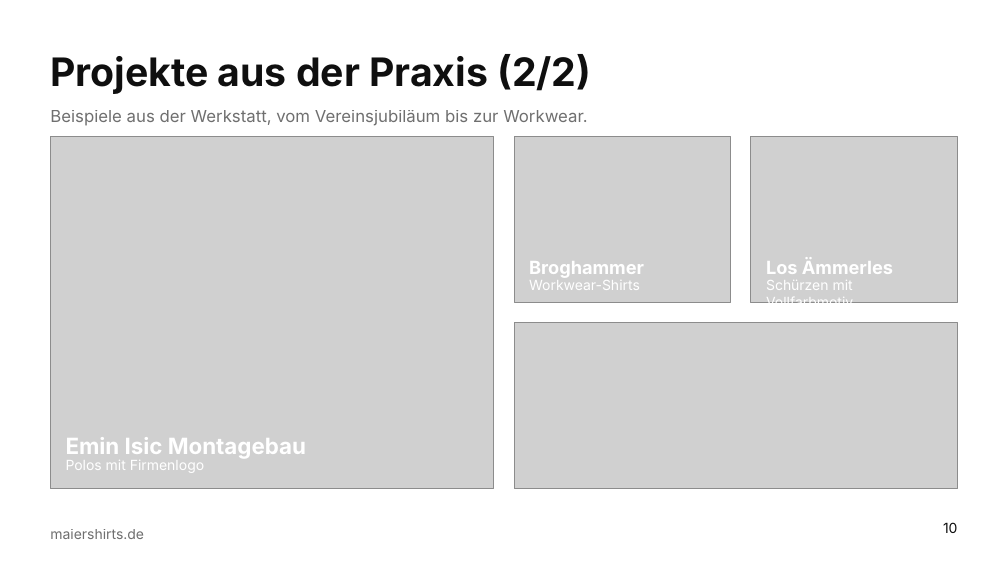
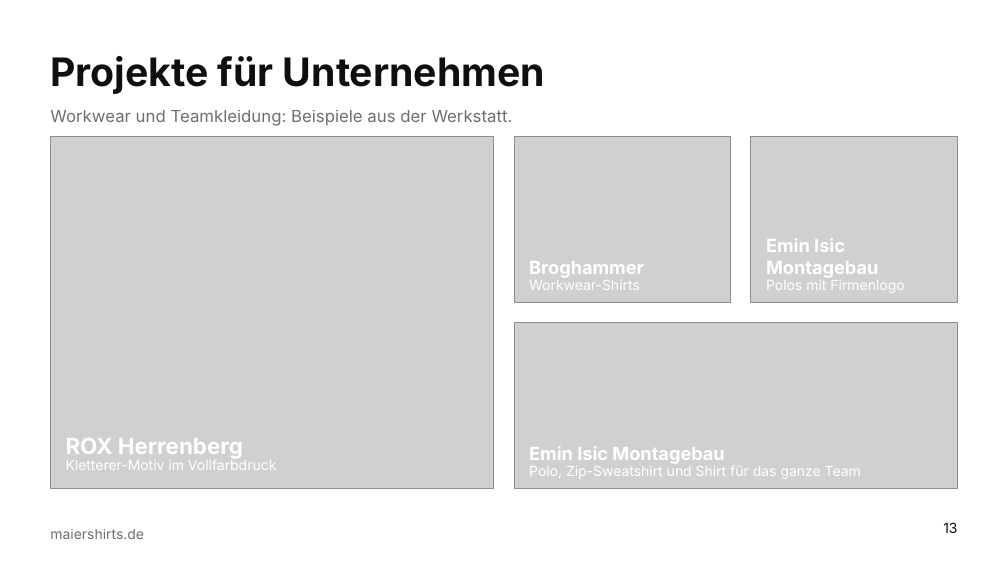
Before and after one commit to sm6161-eng/lexware-angebot-tool, a slide deck: slide 13 of presentation/dist/Maiershirts_Master.potx (slide 10 before the commit). Drawn at 1008x567 pixels with LibreOffice and Linux fonts; fonts in the diff are those of the drawing; grey boxes stand for pictures; background and template pictures are left out. Boxes give left, top, right and bottom in pixels: in the first picture for what was removed or moved away, otherwise in the second. Text is boxed around its words. In the diff, an @@ line names an element or a change of style, - is before the commit and + after.

```diff
--- a/presentation/dist/Maiershirts_Master.potx
+++ b/presentation/dist/Maiershirts_Master.potx
@@ title at [50,56,545,94]: text changed @@
-Projekte aus der Praxis (2/2)
+Projekte für Unternehmen
@@ text at [50,110,513,126]: text changed @@
-Beispiele aus der Werkstatt, vom Vereinsjubiläum bis zur Workwear.
+Workwear und Teamkleidung: Beispiele aus der Werkstatt.
@@ text at [766,239,878,278]: text changed @@
-Los Ämmerles
+Emin Isic Montagebau
@@ text at [766,280,904,293]: text changed @@
-Schürzen mit Vollfarbmotiv
+Polos mit Firmenlogo
@@ text at [66,438,243,458]: text changed @@
-Emin Isic Montagebau
+ROX Herrenberg
@@ text added at [529,447,724,464], 13 pt, text #FFFFFF, bold @@
+Emin Isic Montagebau
@@ text at [66,460,276,470]: text changed @@
-Polos mit Firmenlogo
+Kletterer-Motiv im Vollfarbdruck
@@ text added at [529,466,861,479], 10 pt, text #FFFFFF @@
+Polo, Zip-Sweatshirt und Shirt für das ganze Team
@@ page number at [943,522,957,533]: text changed @@
-10
+13
```
Also in this commit, not shown: 11 other slides changed, 4 slides added, 11 slides removed, 8 other files.
